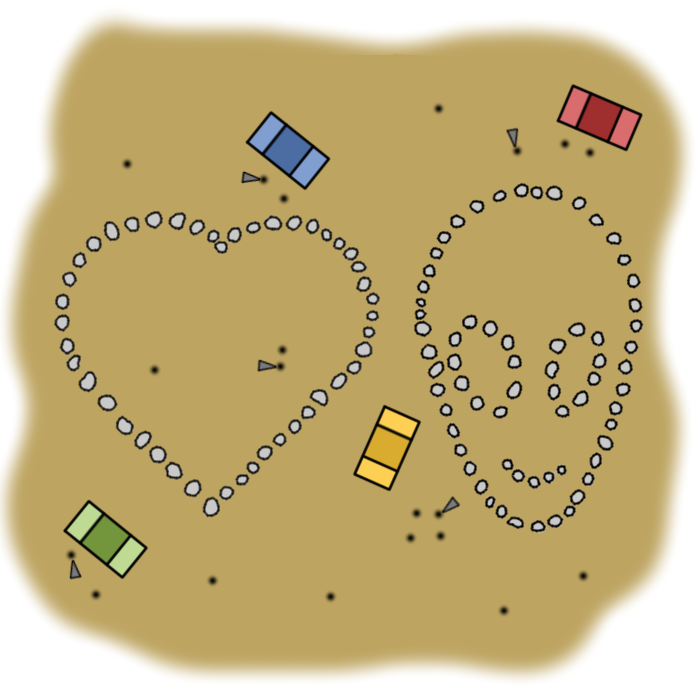
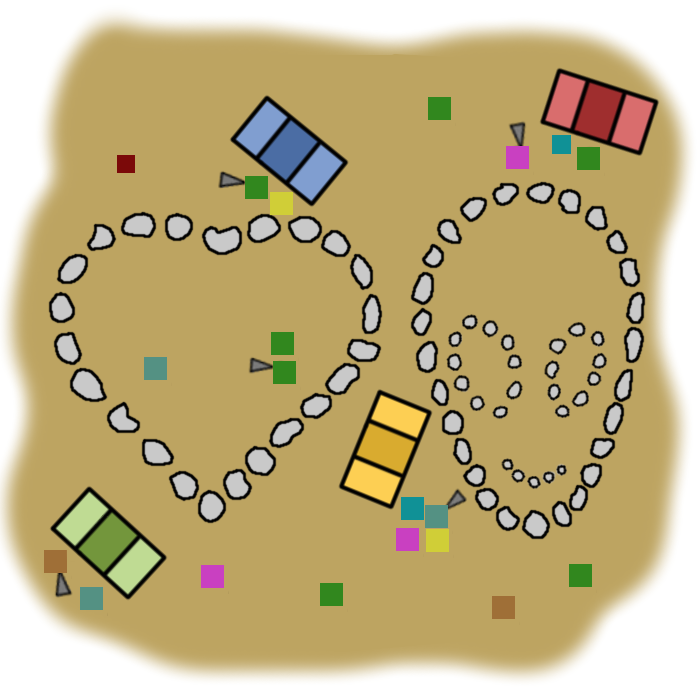
Revision of a layered w=700, h=700 image; what changed, layer by layer:
painted on "people" over 44, 97, 605, 625
painted on "telescopes" over 54, 120, 527, 599
painted on "car_contour" over 49, 67, 660, 601
painted on "car_colour" over 53, 69, 657, 598
added layer "alien_rocks_contour_2" above "alien_rocks_color_2" over 410, 181, 646, 540
added layer "alien_rocks_color_2" above "alien_rocks_contour" over 411, 183, 644, 539
hid "alien_rocks_contour" over 413, 182, 645, 534
hid "alien_rocks" over 414, 183, 644, 534
added layer "heart_rocks_contour_2" above "heart_rocks_color_2" over 48, 211, 383, 524
added layer "heart_rocks_color_2" above "heart_rocks_contour" over 50, 214, 381, 522
hid "heart_rocks_contour" over 53, 210, 381, 519
hid "heart_rocks" over 54, 211, 380, 518
